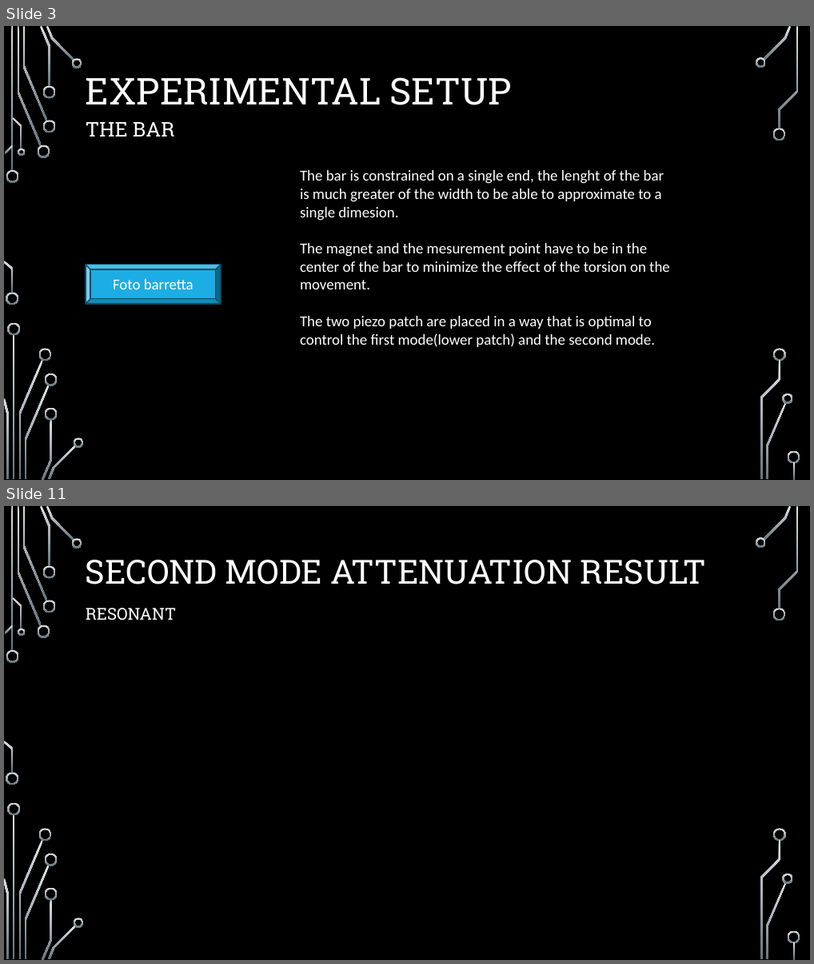
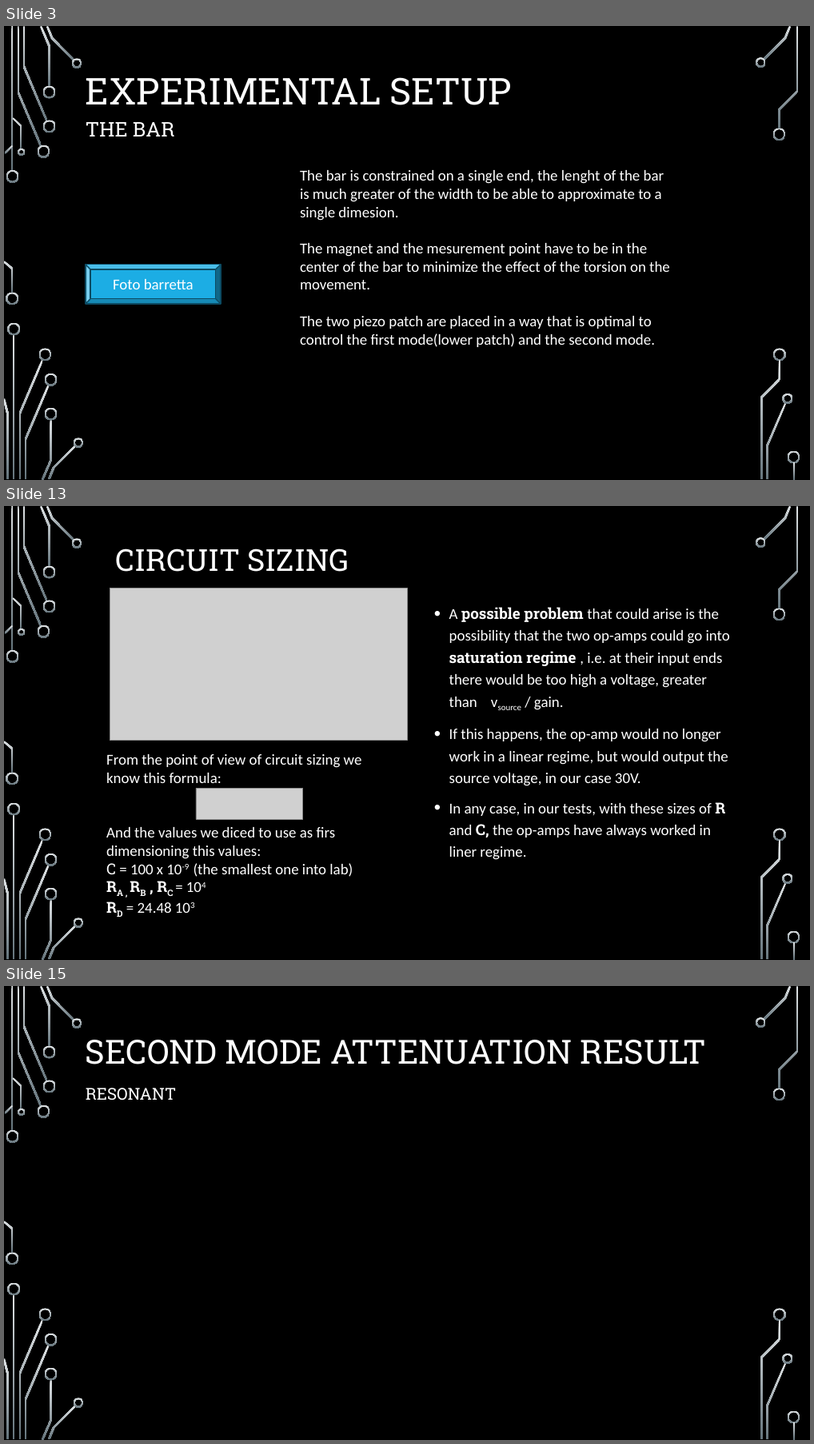
Before and after one commit to elchape99/SSCSA, a slide deck: presentazione_progetto.pptx. Shown one above the other, each under a label of ours: slides 3 and 11 before the commit, slides 3, 13 and 15 after it; the slides between them are not shown. The pictures are 814x964 and 814x1444 pixels, drawn with LibreOffice and Linux fonts; fonts in the diff are those of the drawing; grey boxes stand for pictures; background and template pictures are left out. Boxes give left, top, right and bottom in pixels: in the first picture for what was removed or moved away, otherwise in the second. Text is boxed around its words. In the diff, an @@ line names an element or a change of style, - is before the commit and + after.

```diff
--- a/presentazione_progetto.pptx
+++ b/presentazione_progetto.pptx
@@ slide 13 added at bbox=[4, 506, 810, 960], background picture (left out); not listed: 36 template elements that a slide beside it also shows @@
@@ title added at bbox=[116, 548, 350, 572], 36 pt, text #FFFFFF @@
+CIRCUIT SIZING
@@ picture added at bbox=[110, 588, 407, 740] @@
@@ text added at bbox=[450, 607, 730, 860], 18 pt, text #FFFFFF @@
+• A possible problem that could arise is the possibility that the two op-amps could go into saturation regime , i.e. at their input ends there would be too high a voltage, greater than vsource / gain.
+• If this happens, the op-amp would no longer work in a linear regime, but would output the source voltage, in our case 30V.
+• In any case, in our tests, with these sizes of R and C, the op-amps have always worked in liner regime.
@@ text added at bbox=[106, 754, 362, 912], 18 pt, text #FFFFFF @@
+From the point of view of circuit sizing we know this formula:
+And the values we diced to use as firs dimensioning this values:
+C = 100 x 10-9 (the smallest one into lab)
+RA , RB , RC = 104
+RD = 24.48 103
@@ picture added at bbox=[196, 788, 303, 819] @@
@@ what was slide 11 is now slide 15 @@
```
Also in this commit, not shown: 5 slides changed, 5 other slides added, 2 slides removed, 11 other files.
